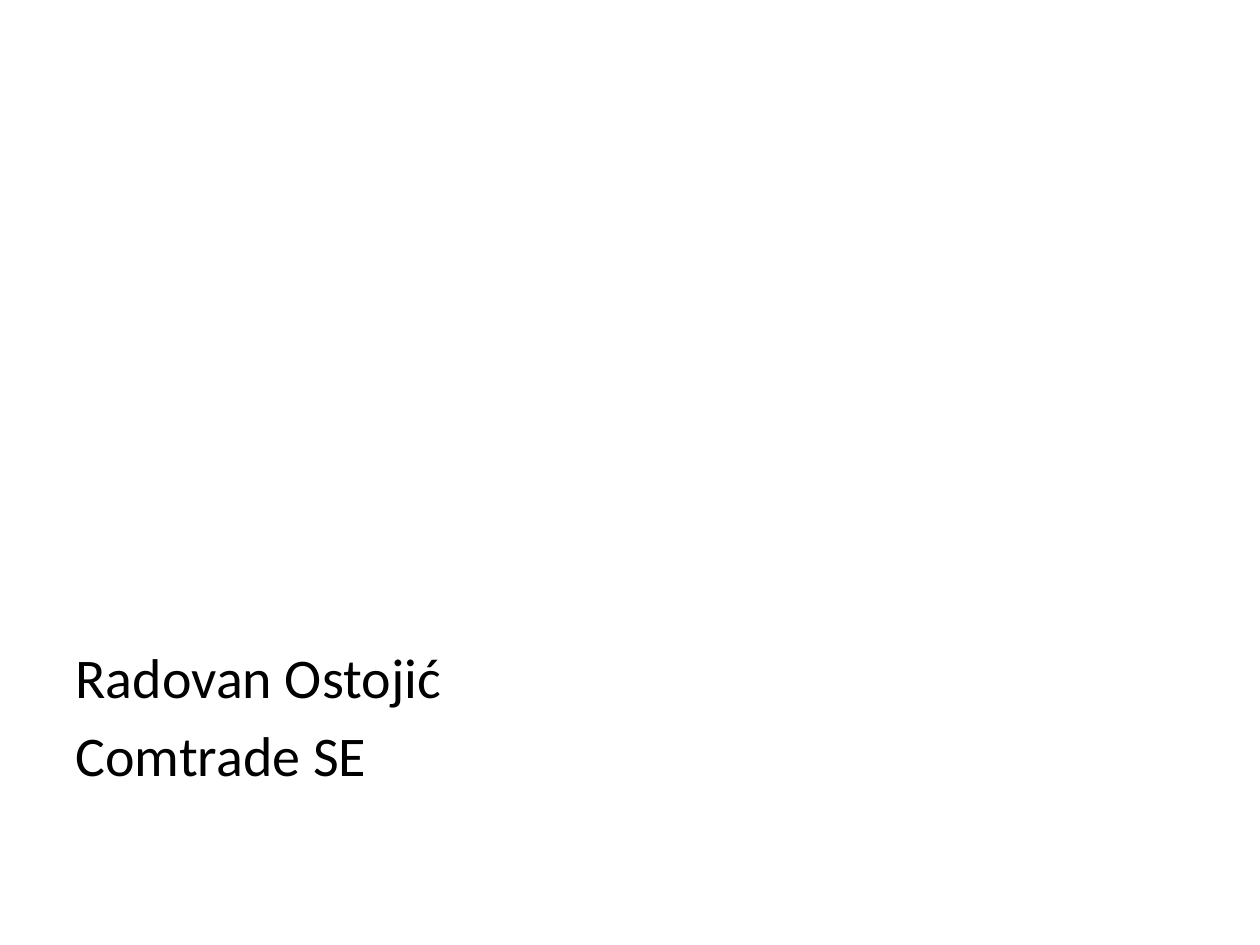
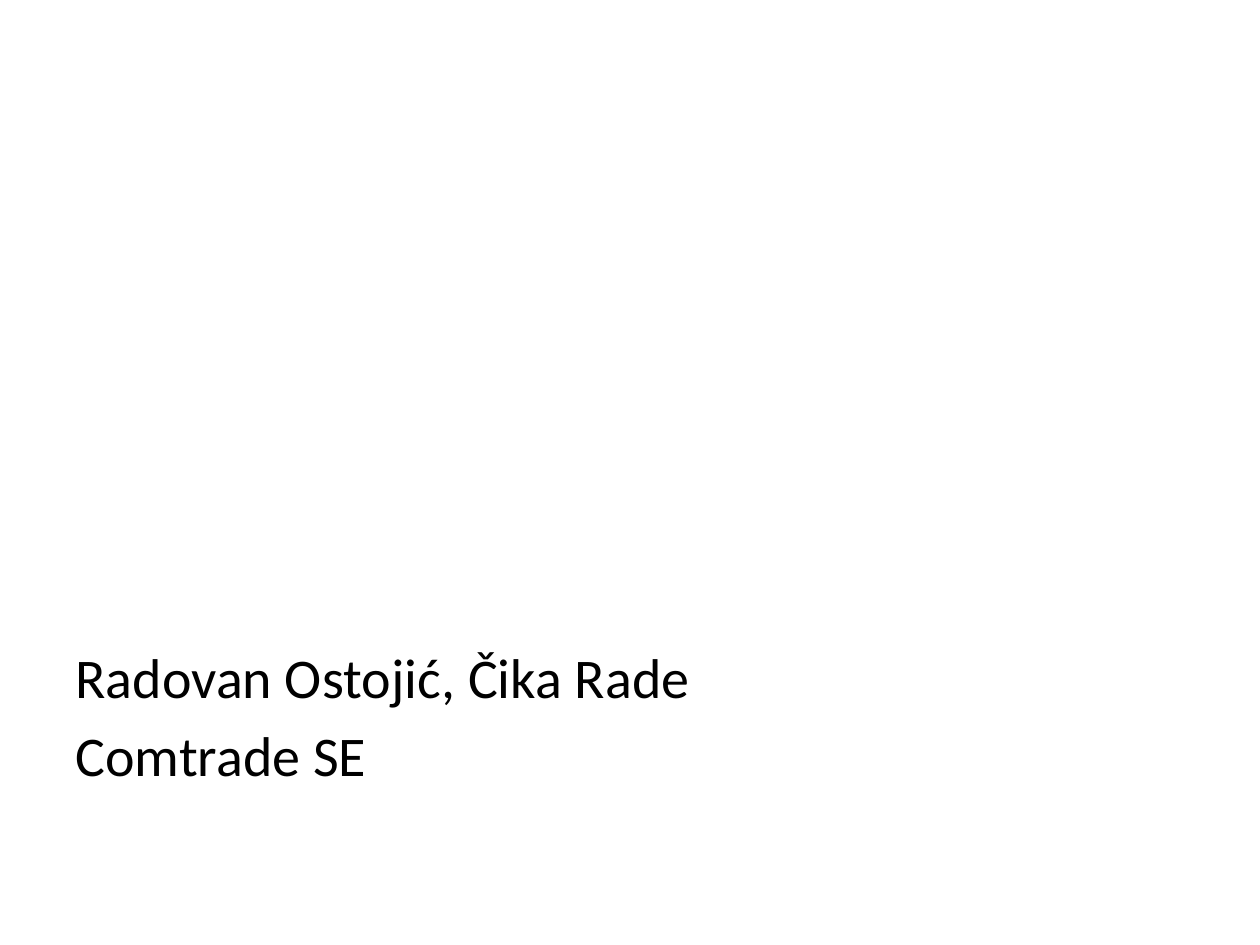
Before and after one commit to rostojic/MeetUp-Kg-Sept2017, a slide deck: slide 2 of CT-ShrePoint FrameWork - Tarabica 2017 - Main.pptx. Drawn at 1260x945 pixels with LibreOffice and Linux fonts; fonts in the diff are those of the drawing; background and template pictures are left out. Boxes give left, top, right and bottom in pixels: in the first picture for what was removed or moved away, otherwise in the second. Text is boxed around its words. In the diff, an @@ line names an element or a change of style, - is before the commit and + after.

```diff
--- a/CT-ShrePoint FrameWork - Tarabica 2017 - Main.pptx
+++ b/CT-ShrePoint FrameWork - Tarabica 2017 - Main.pptx
@@ text at box(76, 652, 689, 708): text changed @@
-Radovan Ostojić
+Radovan Ostojić, Čika Rade
```
Also in this commit, not shown: 9 other slides changed, 2 slides removed, 23 other files.
